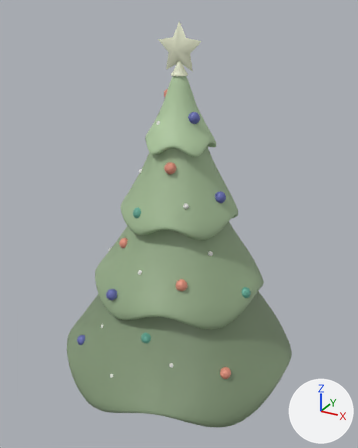
Before and after pictures for a commit that changed the glTF model public/scene/tree_decorated_1.glb.
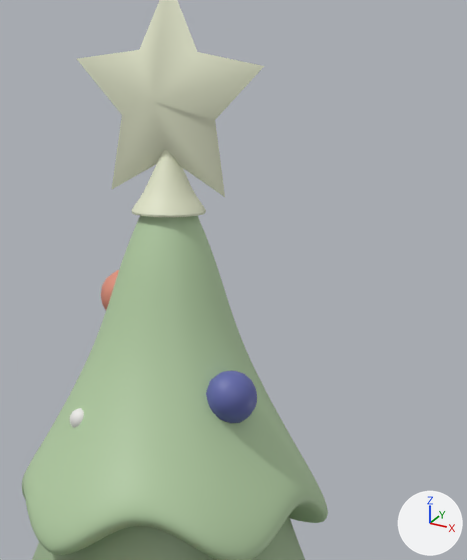
The first picture shows the older version from a camera (50 mm lens) standing at (4.85, -8.13, 9.57) and looking at (-0.04, 0.78, 5.12). The close-ups show both versions on the part from 39% to 70% of the width and 6% to 35% of the height of that picture; other places that the commit changed are outside them. Arrows for +X, +Y and +Z are at lower right; the lights stay in place. Where no turn or scale is listed for an object, it has been applied to the vertices. Vertices at the same position are counted once.

Objects in the first close-up: '1.001', '2.001', 'Cone', 'Extrude', 'Sphere.7'.
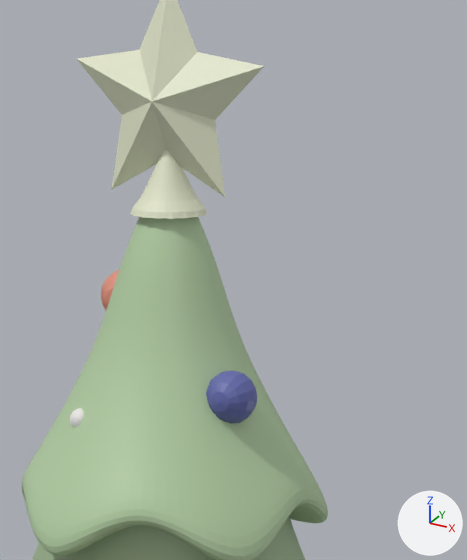
The edits, one by one:
me_cone is used by ob_cone; location (0.005, 0.71, 8.483).
me_cone had 1186 vertices, 2368 faces and spanned x -0.168..0.168, y -0.168..0.168, z -0.151..0.173.
me_cone now has 290 vertices, 576 faces and spans x -0.173..0.173, y -0.173..0.173, z -0.156..0.173.
me_cone part 1: 1037 vertices removed from x -0.168..0.168, y -0.168..0.168, z -0.151..0.151; 141 vertices added at x -0.173..0.173, y -0.173..0.173, z -0.156..0.086.
me_extrude has 12 vertices, 20 faces and spans x -0.475..0.476, y -0.147..0.147, z -0.406..0.5.
me_extrude is used by ob_extrude; location (0.002, 0.707, 8.82).
me_extrude part 2: all faces are now shaded flat (20 of 20 changed).

Changed parts and their boxes (x1, y1, x2, y2) in the close-ups (467 x 560 px):
part 1 of me_cone, cut back
    before: (132, 150, 206, 217)
    after: (130, 151, 207, 219)
part 2 of me_extrude, shading changed
    both: (77, 0, 264, 197)
